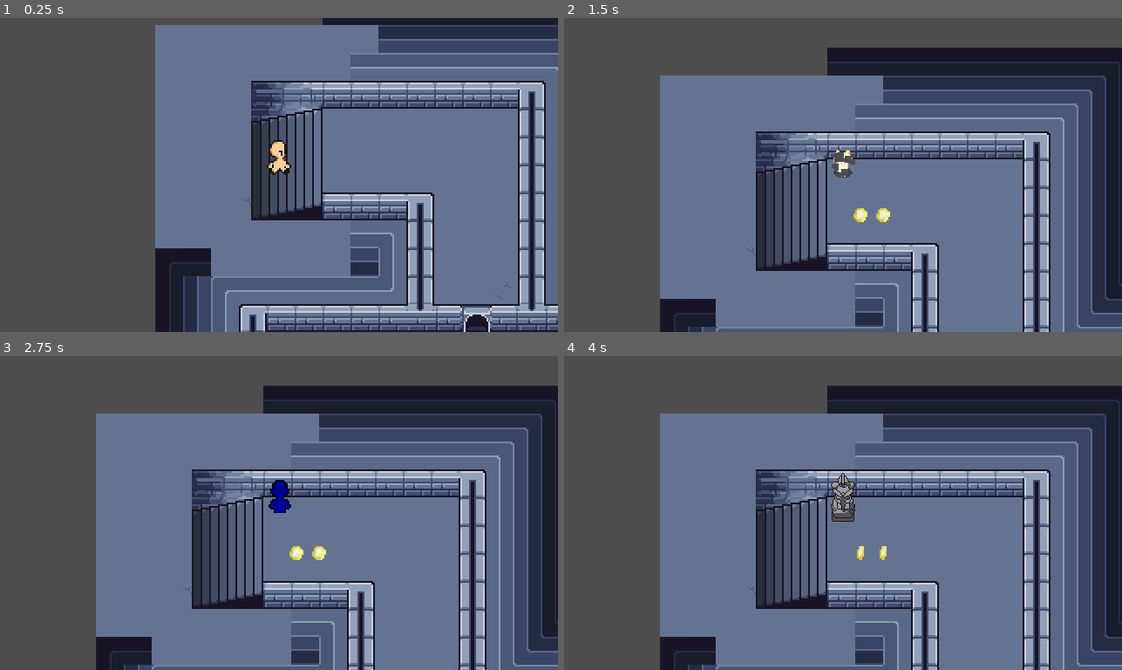
Above: before the commit, frames 1-4 (two rows, left to right).
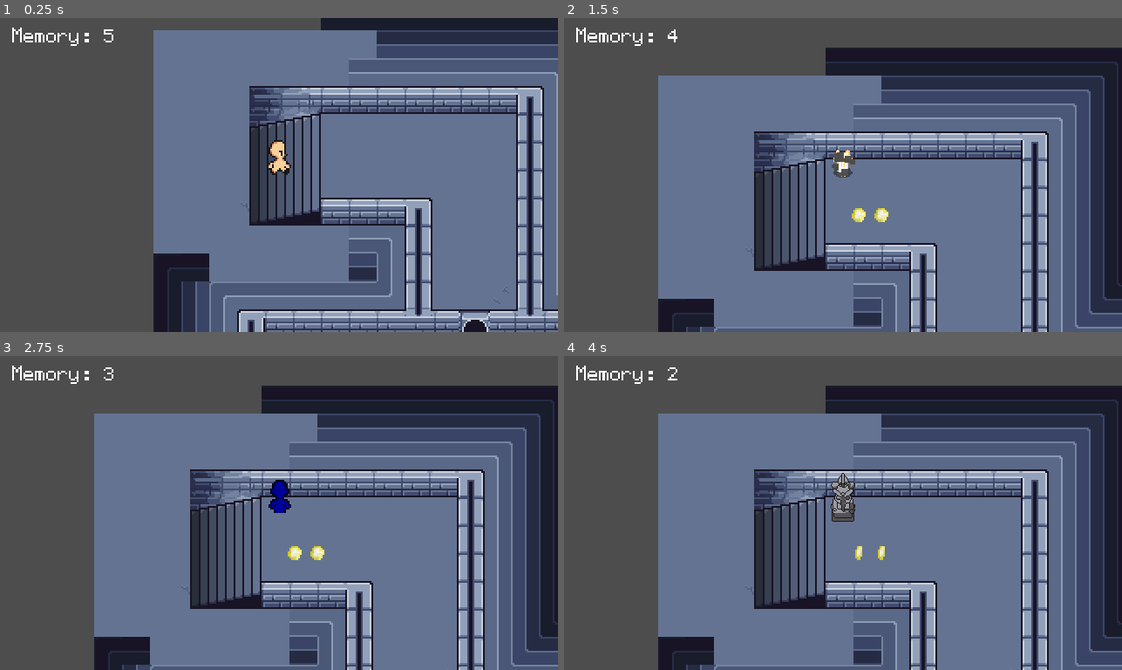
Above: after the commit, the same moments.

Repository: FastEverLast/testgame
Game: Godot game, scene res://scenes/levels/level2.tscn
The game is run twice, just before and just after one commit, with the same random seed, the same clock (stepped at 60 frames per second) and the same inputs. This scene is started directly instead of the project's main scene.
Inputs (mouse positions are in pixels of both pictures, inside the frame that each line leads up to):
- Up to frame 1 (0.25 s): no input
- Up to frame 2 (1.5 s): move the mouse to (870, 175) at 0.52 s; hold 1 (form_base) 0.53-1.28 s; hold W (move_up) from 0.53 s (still down); move the mouse to (815, 175) at 1.27 s; tap 3 (form_cat) at 1.35 s
- Up to frame 3 (2.75 s): keep holding W (move_up); move the mouse to (290, 506) at 2.02 s; hold 2 (form_guard) from 2.03 s (still down)
- Up to frame 4 (4 s): keep holding W (move_up); move the mouse to (837, 519) at 2.77 s; release 2 (form_guard) at 2.78 s; tap 4 (form_statue) at 2.85 s; move the mouse to (887, 516) at 3.52 s; hold E (interact) from 3.53 s (still down)

The runs differ from the first frame. In frame 1, 21% of the frame differs, in the area x 2-100%, y 0-100%; in frame 2, 8.5%; in frame 3, 8.5%; in frame 4, 8.5%.

Commit message:
VERY small fixes

Diff:
--- a/scenes/base_level.gd
+++ b/scenes/base_level.gd
@@ -4,4 +4,5 @@
 
 func _ready() -> void:
 	Input.set_mouse_mode(Input.MOUSE_MODE_CAPTURED)
+	$UI.visible = true
 	GameState.start_level(free_retries)
--- a/scenes/levels/level1.tscn
+++ b/scenes/levels/level1.tscn
@@ -27,10 +27,10 @@
 tile_map_data = PackedByteArray("AAAGABYAAAAIAA0AAAAFABYAAAACAAgAAAAEABYAAAACAAgAAAADABYAAAACAAgAAAACABYAAwAGAAUAAAABAB …(20640 unchanged characters)…
 
 [node name="FloorDecor" parent="." index="2" unique_id=370759875]
-tile_map_data = PackedByteArray("AAAkABEAAAANAAwAAAAkABIAAAA …(336 unchanged characters)… QAAwAAAALABYAAAAQAA0AAAAGABcAAAAMAAwAAAAXAAAAAAACAAwAAAA=")
+tile_map_data = PackedByteArray("AAAkABEAAAANAAwAAAAkABIAAAA …(336 unchanged characters)… QAAwAAAALABYAAAAQAA0AAAAGABcAAAAMAAwAAAA=")
 
 [node name="Walls" parent="." index="3" unique_id=506420691]
-tile_map_data = PackedByteArray("AAApAA8AAAATAAoAAAAqAA8AAAA …(43584 unchanged characters)… JAAQAAAAvABUAAwAJAAQAAAAvABYAAwAJAAQAAAA=")
+tile_map_data = PackedByteArray("AAApAA8AAAATAAoAAAAqAA8AAAA …(43584 unchanged characters)… JAAQAAAAvABUAAwAJAAQAAAAvABYAAwAJAAQAAAAXAAAAAAACAAwAAAA=")
 
 [node name="Player" parent="." index="4" unique_id=1894673584]
 position = Vector2(692, 291)
@@ -64,8 +64,8 @@
 patrol_offsets_high = Array[Vector2]([Vector2(500, 170), Vector2(535, 200), Vector2(500, 230)])
 
 [node name="Guard2" parent="Guards" index="1" unique_id=1378337072 instance=ExtResource("6_1seuy")]
-position = Vector2(354, 45)
-patrol_offsets = Array[Vector2]([Vector2(0, 30)])
+position = Vector2(354, 52)
+patrol_offsets = Array[Vector2]([Vector2(0, 20)])
 patrol_speed = 35.7
 maximise_distance = true
 patrol_offsets_high = Array[Vector2]([Vector2(354, 165), Vector2(354, 35)])
--- a/scenes/levels/level2.tscn
+++ b/scenes/levels/level2.tscn
@@ -31,7 +31,7 @@
 tile_map_data = PackedByteArray("AAADAAMAAAAEAAgAAAADAAQAAAAUAAsAAAAHAAMAAAAEAAgAAAAHAAQAAAAUAAsAAAAGAA8AAAANAAgAAAAJAA …(11568 unchanged characters)…
 
 [node name="Player" parent="." index="4" unique_id=1894673584]
-position = Vector2(-36, -10)
+position = Vector2(-35, -13)
 
 [node name="ExitLevel" parent="." index="5" unique_id=1225360685 instance=ExtResource("2_nos0u")]
 position = Vector2(-24, -16)
@@ -185,6 +185,7 @@
 speakers = [NodePath("../Guards/Guard3"), NodePath("../Guards/Guard3"), NodePath("../Guards/Guard4")]
 audiences = [NodePath("../Player"), NodePath("../Guards/Guard4"), NodePath("../Guards/Guard3")]
 lines = Array[String](["...", "Did he just change h- his face value?!", "Stop breaking the forth wall and GET HIM!"])
+walk_direction = Vector2(0, -2.2)
 walk_time = 1.1
 chase_scene = true
 forward_walk_time = 0.5
